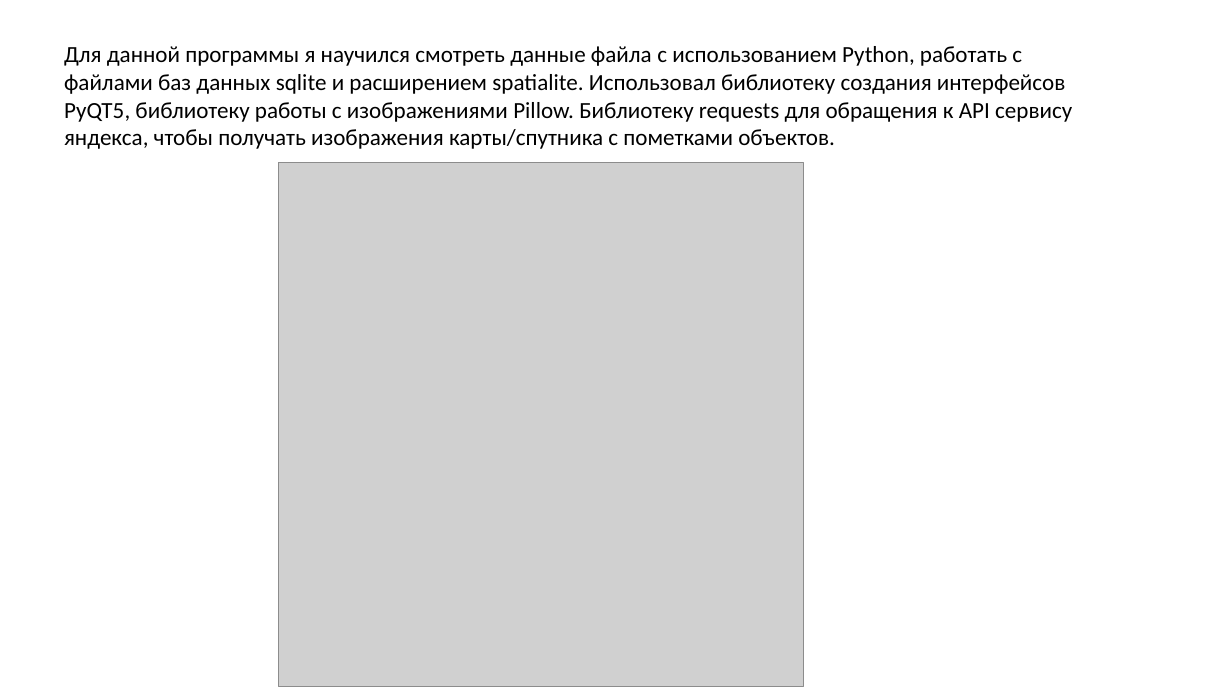
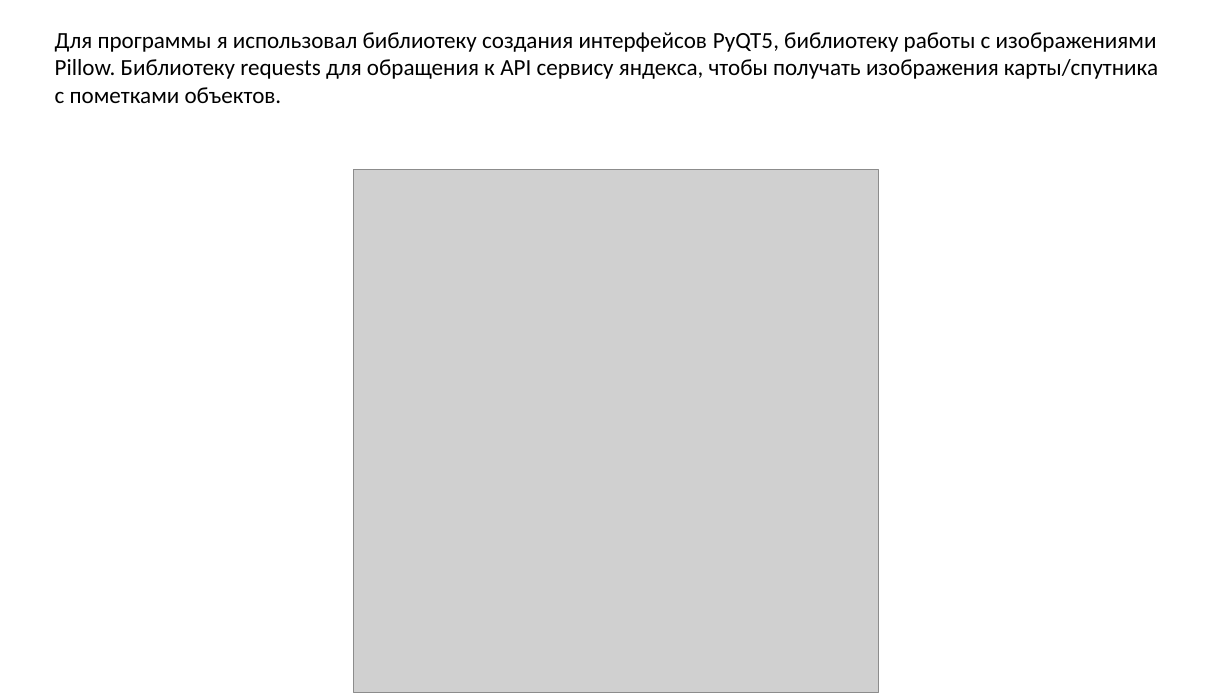
Before and after one commit to korbinat/GeoPhoto, a slide deck: slide 4 of Презентация программы.pptx (slide 3 before the commit). Drawn at 1232x693 pixels with LibreOffice and Linux fonts; fonts in the diff are those of the drawing; grey boxes stand for pictures. Boxes give left, top, right and bottom in pixels: in the first picture for what was removed or moved away, otherwise in the second. Text is boxed around its words. In the diff, an @@ line names an element or a change of style, - is before the commit and + after.

```diff
--- a/Презентация программы.pptx
+++ b/Презентация программы.pptx
@@ text at bbox=[55, 32, 1158, 103]: text changed @@
-Для данной программы я научился смотреть данные файла с использованием Python, работать с файлами баз данных sqlite и расширением spatialite. Использовал библиотеку создания интерфейсов PyQT5, библиотеку работы с изображениями Pillow. Библиотеку requests для обращения к API сервису яндекса, чтобы получать изображения карты/спутника с пометками объектов.
+Для программы я использовал библиотеку создания интерфейсов PyQT5, библиотеку работы с изображениями Pillow. Библиотеку requests для обращения к API сервису яндекса, чтобы получать изображения карты/спутника с пометками объектов.
@@ picture: place and size @@
-picture at bbox=[279, 163, 804, 686]
+picture at bbox=[354, 170, 879, 693]
```
Also in this commit, not shown: 6 other slides changed, 2 slides added, 1 slide removed.
